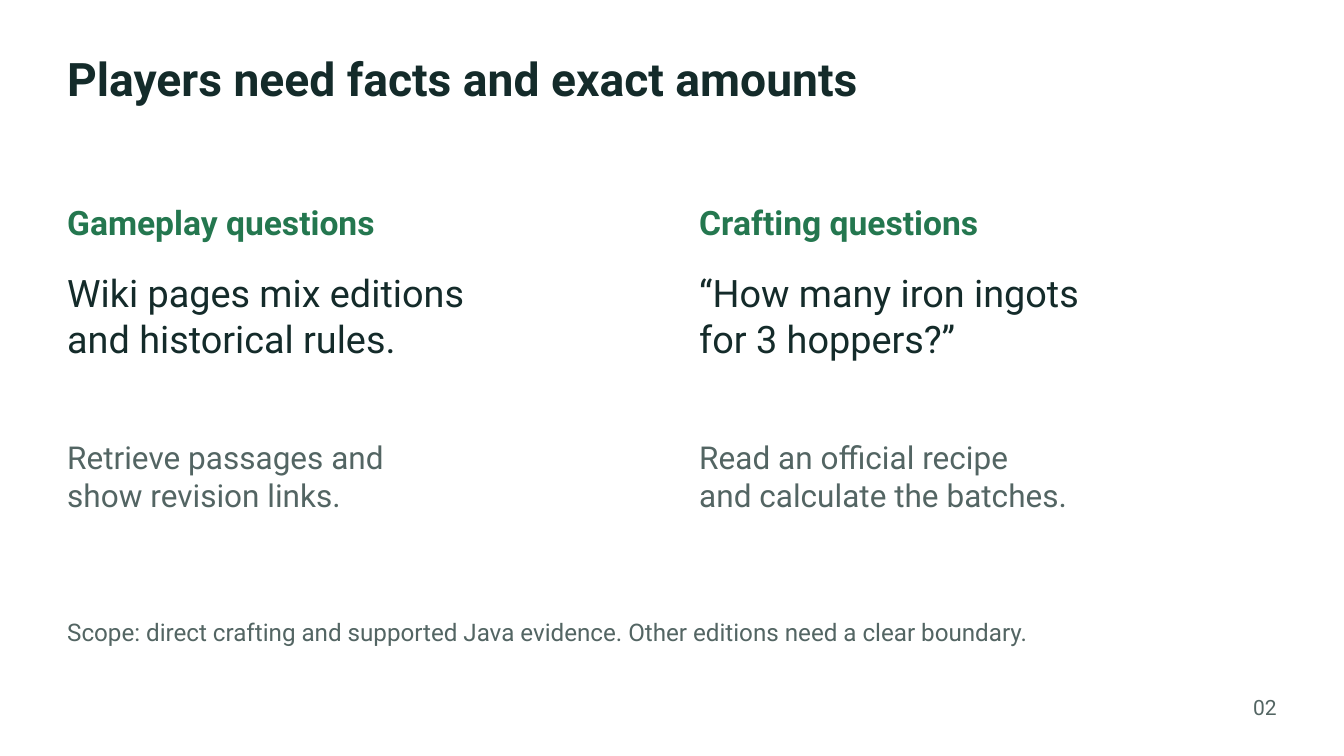
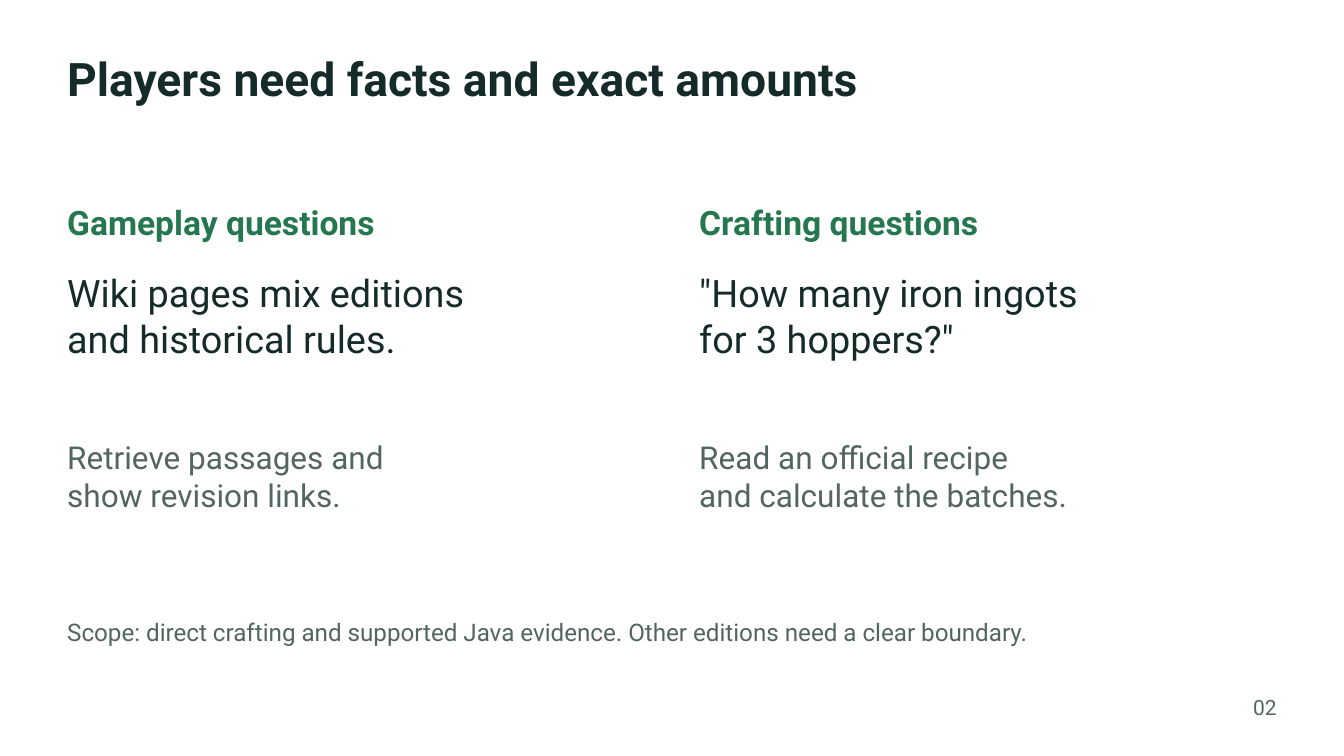
Before and after one commit to NDN-P/NLPDLxMC, a slide deck: slide 2 of presentation/MCQA_pitch_ready.pptx. Drawn at 1344x756 pixels with LibreOffice and Linux fonts; fonts in the diff are those of the drawing. Boxes give left, top, right and bottom in pixels: in the first picture for what was removed or moved away, otherwise in the second. Text is boxed around its words. In the diff, an @@ line names an element or a change of style, - is before the commit and + after.

```diff
--- a/presentation/MCQA_pitch_ready.pptx
+++ b/presentation/MCQA_pitch_ready.pptx
@@ text at box(699, 278, 1078, 361): text changed @@
-“How many iron ingots
-for 3 hoppers?”
+"How many iron ingots
+for 3 hoppers?"
```
Also in this commit, not shown: 3 other slides changed, 1 other file.
